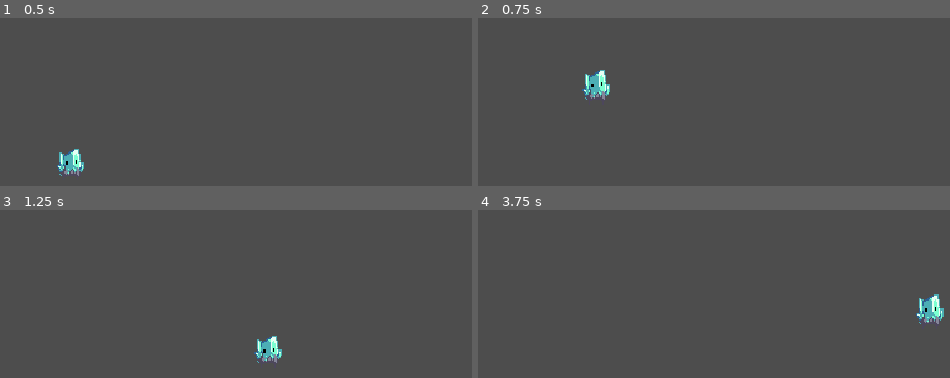
Above: before the commit, frames 1-4 (two rows, left to right).
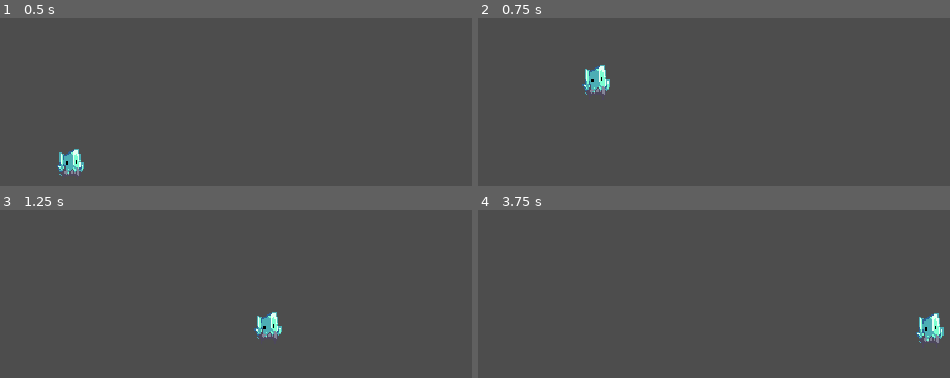
Above: after the commit, the same moments.

Repository: jmx2033/GRAVSWITCH
Game: Godot game, scene res://Scenes/game.tscn
Same seed, same stepped clock (60 frames per second), same inputs: the game is played once before the commit and once after it.
Inputs:
- Up to frame 1 (0.5 s): no input
- Up to frame 2 (0.75 s): tap Enter at 0.5 s; hold D (move_right) from 0.53 s (still down); tap Space (jump) at 0.6 s
- Up to frame 3 (1.25 s): keep holding D (move_right); tap Space (jump) at 0.77, 1.07 s
- Up to frame 4 (3.75 s): tap L at 1.35 s; tap Space (jump) at 1.52, 1.55, 1.82, 2.3, 3.02, 3.05, 3.32, 3.6 s; release D (move_right) at 2.03 s; hold A (move_left) 2.03-2.78 s; hold I 2.03-2.78 s; hold D (move_right) from 2.78 s (still down); tap J at 2.85 s

Frame 1 is identical in both runs. In frame 2, 0.6% of the frame differs, in the area x 22-28%, y 27-49%; in frame 3, 1.2%; in frame 4, 1.2%, in the area x 92-99%, y 50-80%.

Commit message:
fix(player): 跳跃bug [P0-1]

Diff:
--- a/Scripts/player/player.gd
+++ b/Scripts/player/player.gd
@@ -88,6 +88,10 @@
 
 	# 起跳
 	if jump_timer > 0.0 and coyote_timer > 0.0:
+		if g == Vector2.DOWN or g == Vector2.UP:
+			velocity.y = 0.0
+		else:
+			velocity.x = 0.0
 		velocity += (-g) * Config.JUMP_SPEED
 		jump_timer = 0.0
 		coyote_timer = 0.0
@@ -106,11 +110,11 @@
 		if anim.animation != "idle":
 			anim.play("idle")
 
-	# 9. 左右翻转：地面和空中都生效
+	# 左右翻转：地面和空中都生效
 	if axis < 0.0:
 		anim.flip_h = true
 	elif axis > 0.0:
 		anim.flip_h = false
 
-	# 10. 角色跟着重力旋转
+	# 角色跟着重力旋转
 	anim.rotation = (-current_gravity).angle() + PI / 2
